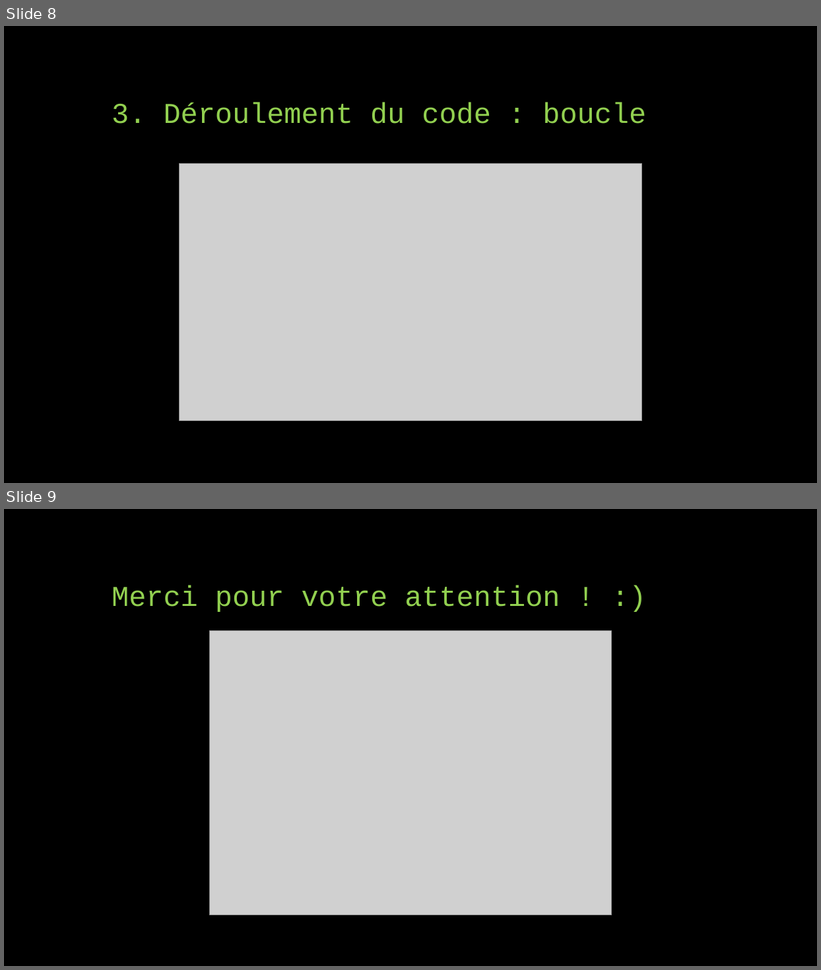
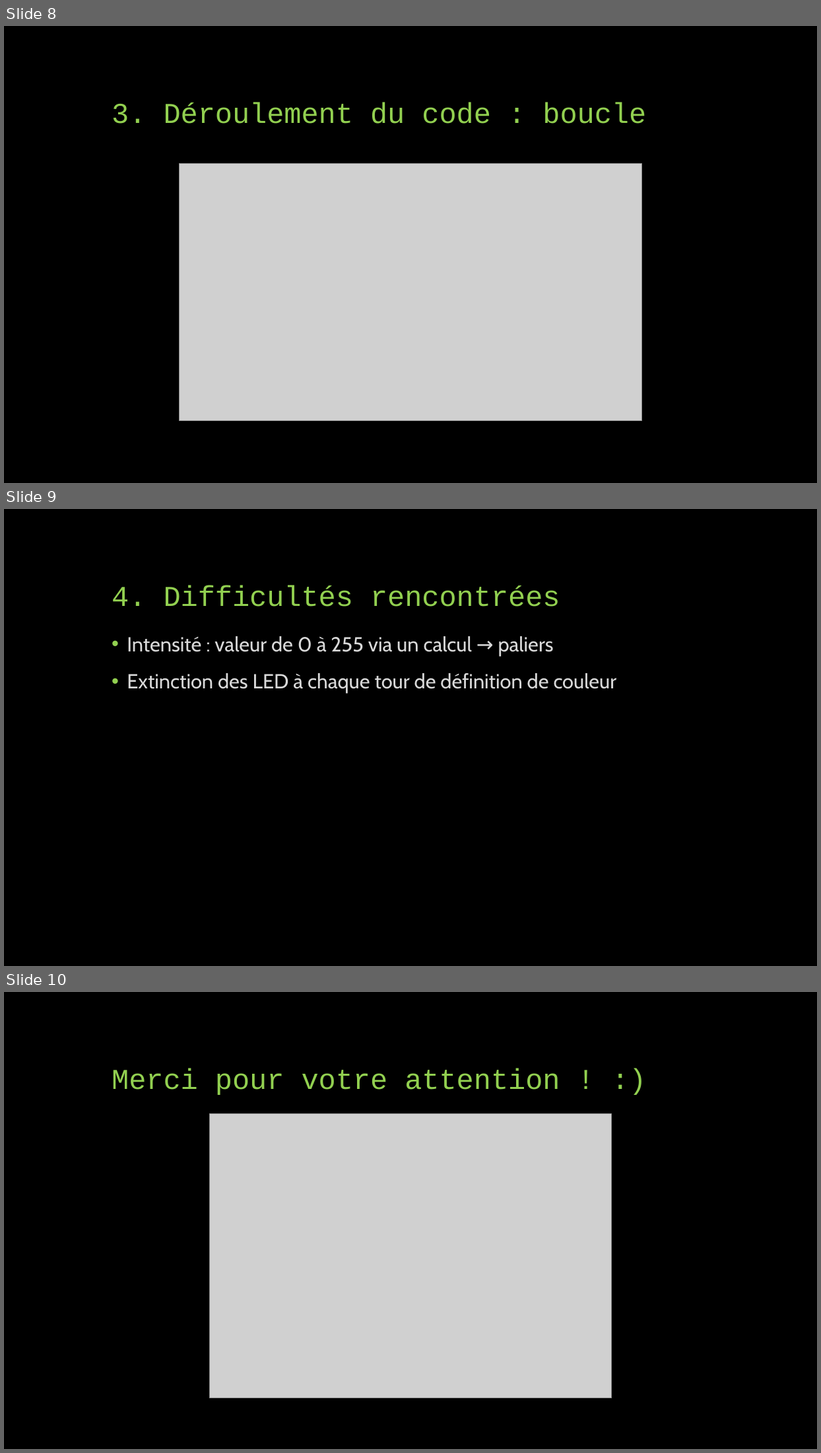
Before and after one commit to Jiizen/c_hepia, a slide deck: projet_arduino_led/Projet_Arduino_Maryam_Evlyn.pptx. Shown one above the other, each under a label of ours: slides 8 and 9 before the commit, slides 8, 9 and 10 after it. The pictures are 821x970 and 821x1453 pixels, drawn with LibreOffice and Linux fonts; fonts in the diff are those of the drawing; grey boxes stand for pictures. Boxes give left, top, right and bottom in pixels: in the first picture for what was removed or moved away, otherwise in the second. Text is boxed around its words. In the diff, an @@ line names an element or a change of style, - is before the commit and + after.

Commit message:
Ajout slide difficultés

```diff
--- a/projet_arduino_led/Projet_Arduino_Maryam_Evlyn.pptx
+++ b/projet_arduino_led/Projet_Arduino_Maryam_Evlyn.pptx
@@ slide 9 added at [4,509,817,966], background #000000 @@
@@ title added at [112,585,560,607], 34 pt, text #92D050 @@
+4. Difficultés rencontrées
@@ text added at [127,636,617,693], 24 pt, text #D9D9D9 @@
+• Intensité : valeur de 0 à 255 via un calcul → paliers
+• Extinction des LED à chaque tour de définition de couleur
@@ what was slide 9 is now slide 10 @@
```
Also in this commit, not shown: 1 slide changed.
